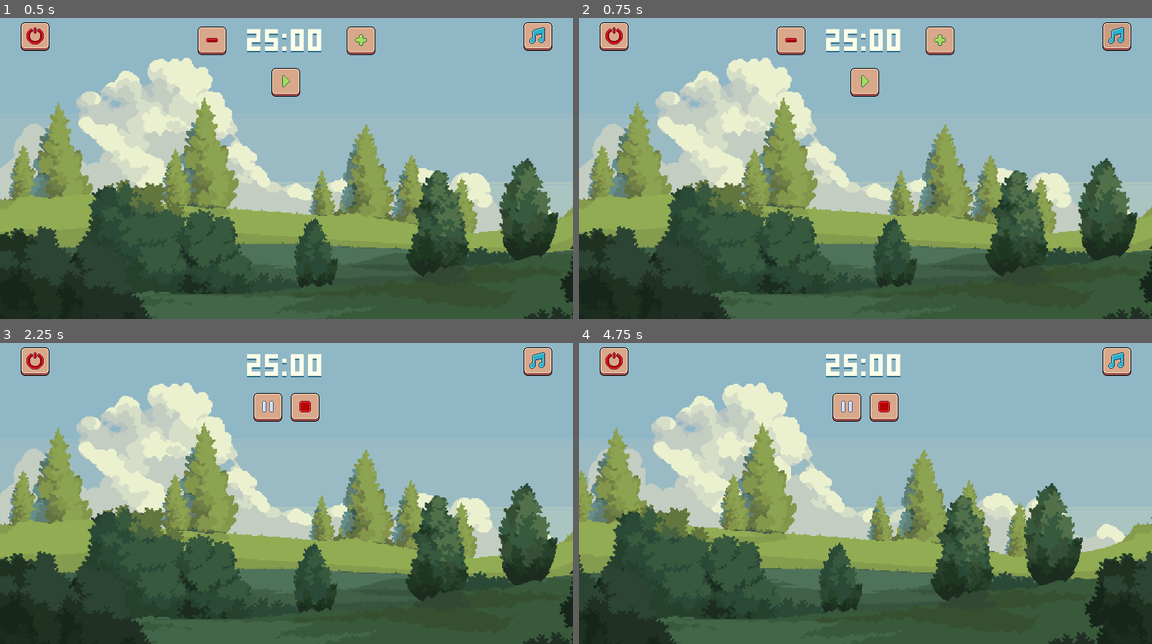
Above: before the commit, frames 1-4 (two rows, left to right).
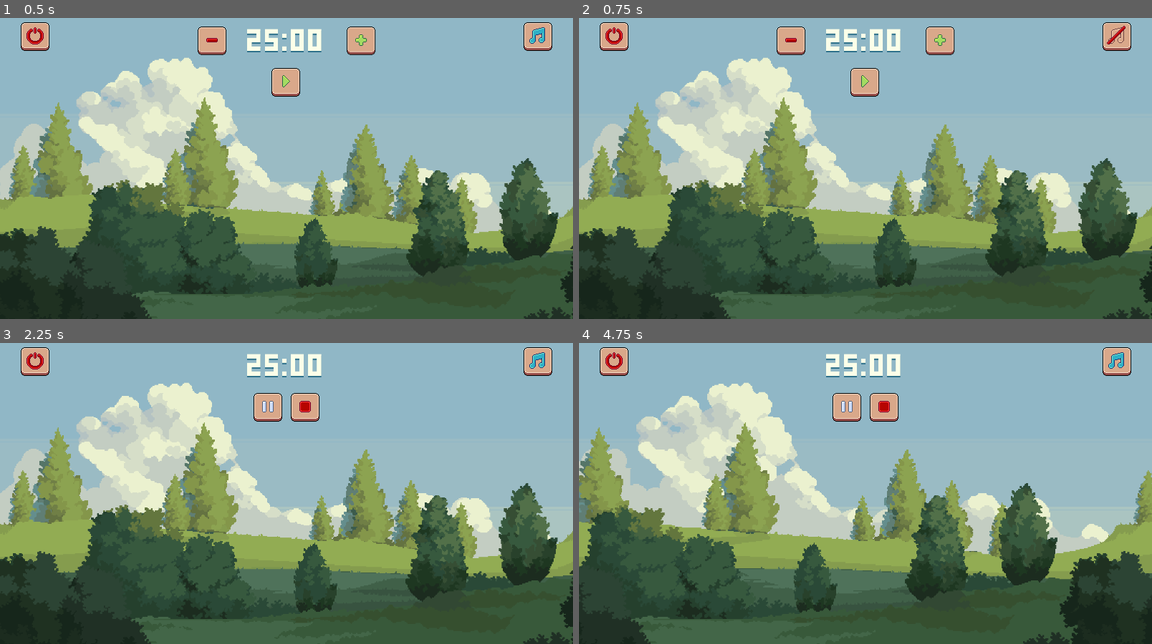
Above: after the commit, the same moments.

Repository: justkuzan/pomodoro-timer
Game: Godot game, scene res://Scenes/GameMainScene/game_main_scene.tscn
The game is run twice, just before and just after one commit, with the same random seed, the same clock (stepped at 60 frames per second) and the same inputs.
Inputs (mouse positions are in pixels of both pictures, inside the frame that each line leads up to):
- Up to frame 1 (0.5 s): no input
- Up to frame 2 (0.75 s): click (1117, 36) at 0.5 s
- Up to frame 3 (2.25 s): click (538, 361) at 1.27 s; click (286, 406) at 2 s
- Up to frame 4 (4.75 s): click (848, 406) at 2.75 s; click (882, 406) at 3.5 s; click (865, 406) at 4.25 s

Frame 1 is identical in both runs. In frame 2, 0.1% of the frame differs, in the area x 92-96%, y 2-9%; in frame 3, 0.3%; in frame 4, 25%, in the area x 0-100%, y 13-100%.

Commit message:
fix: sound_on/off functional through button
now its working propetly

Diff:
--- a/Scenes/ParallaxBackground/parallax_background.gd
+++ b/Scenes/ParallaxBackground/parallax_background.gd
@@ -21,34 +21,34 @@
 func tween_on_start() -> void:
 	var tween_parallax1: Tween = create_tween()
 	tween_parallax1.set_trans(Tween.TRANS_LINEAR).set_ease(Tween.EASE_IN)
-	tween_parallax1.tween_property(parallax_1,"autoscroll",Vector2(0.0, 0.0), 3.0)
+	tween_parallax1.tween_property(parallax_1,"autoscroll",Vector2(0.0, 0.0), 5.0)
 
 	var tween_parallax2: Tween = create_tween()
 	tween_parallax2.set_trans(Tween.TRANS_LINEAR).set_ease(Tween.EASE_IN)
-	tween_parallax2.tween_property(parallax_2,"autoscroll",Vector2(-10.0, 0.0), 3.0)
+	tween_parallax2.tween_property(parallax_2,"autoscroll",Vector2(-60.0, 0.0), 5.0)
 
 	var tween_parallax3: Tween = create_tween()
 	tween_parallax3.set_trans(Tween.TRANS_LINEAR).set_ease(Tween.EASE_IN)
-	tween_parallax3.tween_property(parallax_3,"autoscroll",Vector2(-50.0, 0.0), 3.0)
+	tween_parallax3.tween_property(parallax_3,"autoscroll",Vector2(-120.0, 0.0), 5.0)
 
 	var tween_parallax4: Tween = create_tween()
 	tween_parallax4.set_trans(Tween.TRANS_LINEAR).set_ease(Tween.EASE_IN)
-	tween_parallax4.tween_property(parallax_4,"autoscroll",Vector2(-130.0, 0.0), 3.0)
+	tween_parallax4.tween_property(parallax_4,"autoscroll",Vector2(-250.0, 0.0), 5.0)
 
 
 func tween_on_stop() -> void:
 	var tween_parallax1: Tween = create_tween()
 	tween_parallax1.set_trans(Tween.TRANS_LINEAR).set_ease(Tween.EASE_IN)
-	tween_parallax1.tween_property(parallax_1,"autoscroll",Vector2(0.0, 0.0), 2.0)
+	tween_parallax1.tween_property(parallax_1,"autoscroll",Vector2(0.0, 0.0), 5.0)
 
 	var tween_parallax2: Tween = create_tween()
 	tween_parallax2.set_trans(Tween.TRANS_LINEAR).set_ease(Tween.EASE_IN)
-	tween_parallax2.tween_property(parallax_2,"autoscroll",Vector2(0.0, 0.0), 2.0)
+	tween_parallax2.tween_property(parallax_2,"autoscroll",Vector2(0.0, 0.0), 5.0)
 
 	var tween_parallax3: Tween = create_tween()
 	tween_parallax3.set_trans(Tween.TRANS_LINEAR).set_ease(Tween.EASE_IN)
-	tween_parallax3.tween_property(parallax_3,"autoscroll",Vector2(0.0, 0.0), 2.0)
+	tween_parallax3.tween_property(parallax_3,"autoscroll",Vector2(0.0, 0.0), 5.0)
 
 	var tween_parallax4: Tween = create_tween()
 	tween_parallax4.set_trans(Tween.TRANS_LINEAR).set_ease(Tween.EASE_IN)
-	tween_parallax4.tween_property(parallax_4,"autoscroll",Vector2(0.0, 0.0), 2.0)
+	tween_parallax4.tween_property(parallax_4,"autoscroll",Vector2(0.0, 0.0), 5.0)
--- a/UI/general_controls.gd
+++ b/UI/general_controls.gd
@@ -35,12 +35,12 @@
 
 
 func _on_sound_on_pressed() -> void:
-	sound_on_button.show()
-	sound_off_button.hide()
+	sound_on_button.hide()
+	sound_off_button.show()
 	emit_signal("sound_on")
 
 
 func _on_sound_off_pressed() -> void:
-	sound_on_button.hide()
-	sound_off_button.show()
+	sound_on_button.show()
+	sound_off_button.hide()
 	emit_signal("sound_off")
--- a/Utilities/AudioManager/audio_manager.gd
+++ b/Utilities/AudioManager/audio_manager.gd
@@ -12,13 +12,13 @@
 
 
 func sound_on() -> void:
-	is_muted = false
-	_set_buses_muted(false)
+	is_muted = true
+	_set_buses_muted(true)
 
 
 func sound_off() -> void:
-	is_muted = true
-	_set_buses_muted(true)
+	is_muted = false
+	_set_buses_muted(false)
 
 
 func onloaded() -> void:
@@ -28,7 +28,6 @@
 
 
 func running() -> void:
-	#$main_theme.play() Не надо - уже запущена
 	$wind.play()
 	$birds.stop()
 	#сюда нужен звук гудка
@@ -36,22 +35,19 @@
 
 
 func stopped() -> void:
-	#$main_theme.play() Не надо - уже запущена
 	$wind.stop()
 	$birds.play()
 	$train_wheels.stop()
 
 
 func paused() -> void:
-	#$main_theme.play() Не надо - уже запущена
 	$wind.stop()
 	$birds.play()
-	#сюда нужен звук плавного снижения скорости
+	$train_stopped.play()
 	$train_wheels.stop()
 
 
 func ended() -> void:
-	#$main_theme.play() Не надо - уже запущена
 	$wind.stop()
 	$birds.play()
 	#сюда нужен звук плавного снижения скорости
--- a/Utilities/AudioManager/audio_manager.tscn
+++ b/Utilities/AudioManager/audio_manager.tscn
@@ -6,7 +6,8 @@
 [ext_resource type="AudioStream" uid="uid://ln6y38imeptn" path="res://Assets/Audio/Themes/main_theme.ogg" id="4_5gx3x"]
 [ext_resource type="AudioStream" uid="uid://bnistmquojpua" path="res://Assets/Audio/Ambient/Ambiance_Wind_Calm_Loop_Stereo.ogg" id="5_hymyo"]
 [ext_resource type="AudioStream" uid="uid://dwiei5qmfc8ap" path="res://Assets/Audio/Ambient/Ambiance_Nature_Meadow_Birds_Flies_Calm_Loop_Stereo.ogg" id="6_3i0j5"]
-[ext_resource type="AudioStream" uid="uid://d3q1hc3ea7g5q" path="res://Assets/Audio/Mechanisms/train_wheels.ogg" id="7_47haf"]
+[ext_resource type="AudioStream" uid="uid://kvtkg1gy4rq0" path="res://Assets/Audio/Mechanisms/steam-train-ridinclose.mp3" id="7_lajuc"]
+[ext_resource type="AudioStream" uid="uid://bn80qfl1ba3fy" path="res://Assets/Audio/Mechanisms/train-stopped.mp3" id="8_c53po"]
 
 [node name="AudioManager" type="Node"]
 script = ExtResource("1_ywbxf")
@@ -30,15 +31,20 @@
 
 [node name="wind" type="AudioStreamPlayer" parent="."]
 stream = ExtResource("5_hymyo")
-volume_db = 10.0
+volume_db = 7.0
 bus = &"Ambient"
 
 [node name="birds" type="AudioStreamPlayer" parent="."]
 stream = ExtResource("6_3i0j5")
-volume_db = -4.0
+volume_db = -3.0
 bus = &"Ambient"
 
 [node name="train_wheels" type="AudioStreamPlayer" parent="."]
-stream = ExtResource("7_47haf")
-volume_db = -7.0
+stream = ExtResource("7_lajuc")
+volume_db = 2.0
 bus = &"FX"
+
+[node name="train_stopped" type="AudioStreamPlayer" parent="."]
+stream = ExtResource("8_c53po")
+volume_db = -10.0
+bus = &"FX"
Not shown, added: Assets/Audio/Mechanisms/steam-train-ridinclose.mp3.import
Not shown, added: Assets/Audio/Mechanisms/train-stopped.mp3.import
Not shown: 1 places in Utilities/AudioManager/audio_manager.tscn that only renumber resources
Not shown, added: Assets/Audio/Mechanisms/steam-train-ridinclose.mp3
Not shown, added: Assets/Audio/Mechanisms/train-stopped.mp3
